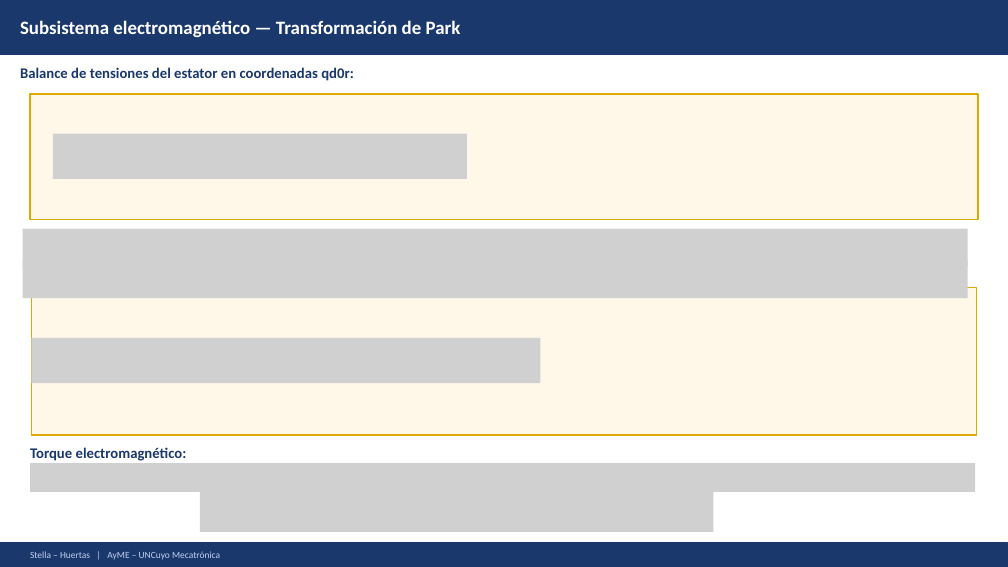
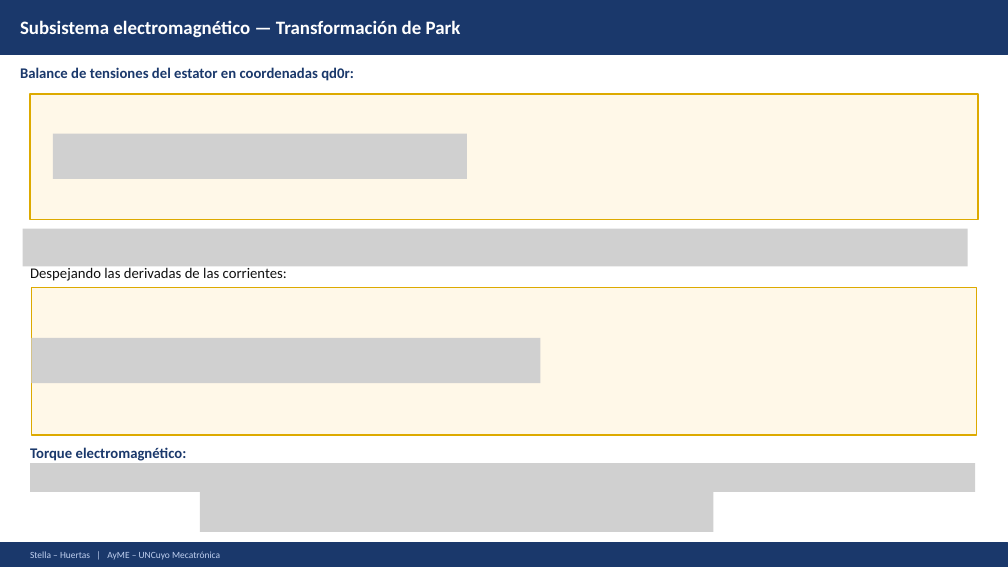
Before and after one commit to Juan-Stella/Automatica-y-maquinas-electricas-final, a slide deck: slide 13 of Presentación/AyME_Stella_Huertas_Presentacion1.pptx. Drawn at 1008x567 pixels with LibreOffice and Linux fonts; fonts in the diff are those of the drawing; grey boxes stand for pictures. Boxes give left, top, right and bottom in pixels: in the first picture for what was removed or moved away, otherwise in the second. Text is boxed around its words. In the diff, an @@ line names an element or a change of style, - is before the commit and + after.

```diff
--- a/Presentación/AyME_Stella_Huertas_Presentacion1.pptx
+++ b/Presentación/AyME_Stella_Huertas_Presentacion1.pptx
@@ picture removed at box(23, 260, 968, 298) @@
@@ text added at box(30, 267, 287, 281), 14 pt, text #111111 @@
+Despejando las derivadas de las corrientes:
```
Also in this commit, not shown: 17 other slides changed, 5 other files.
